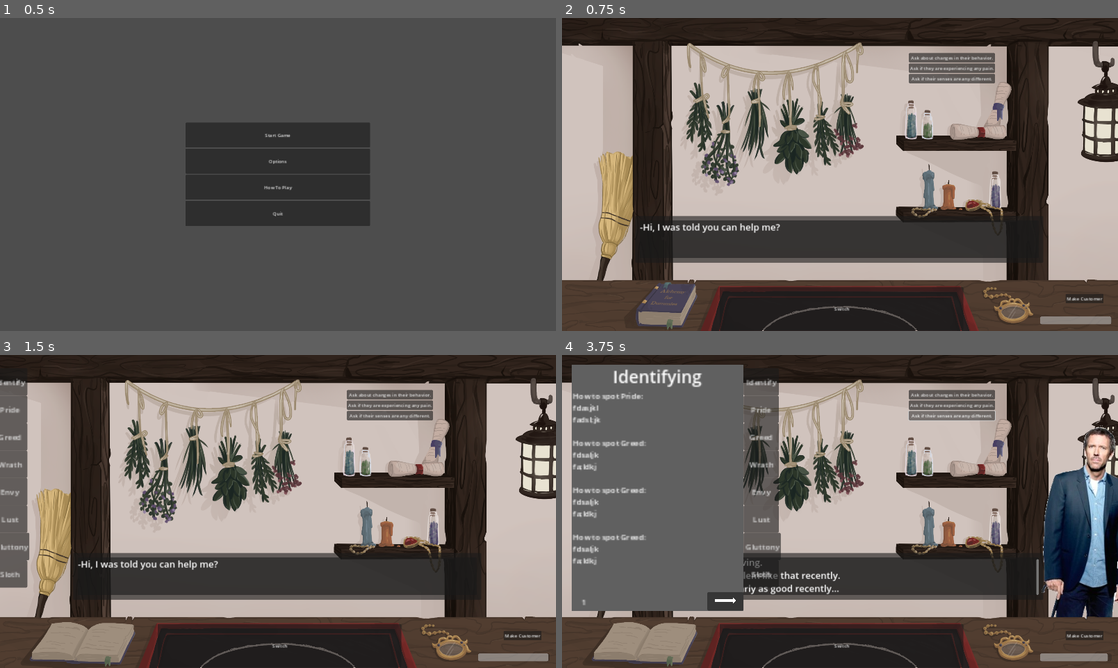
Above: before the commit, frames 1-4 (two rows, left to right).
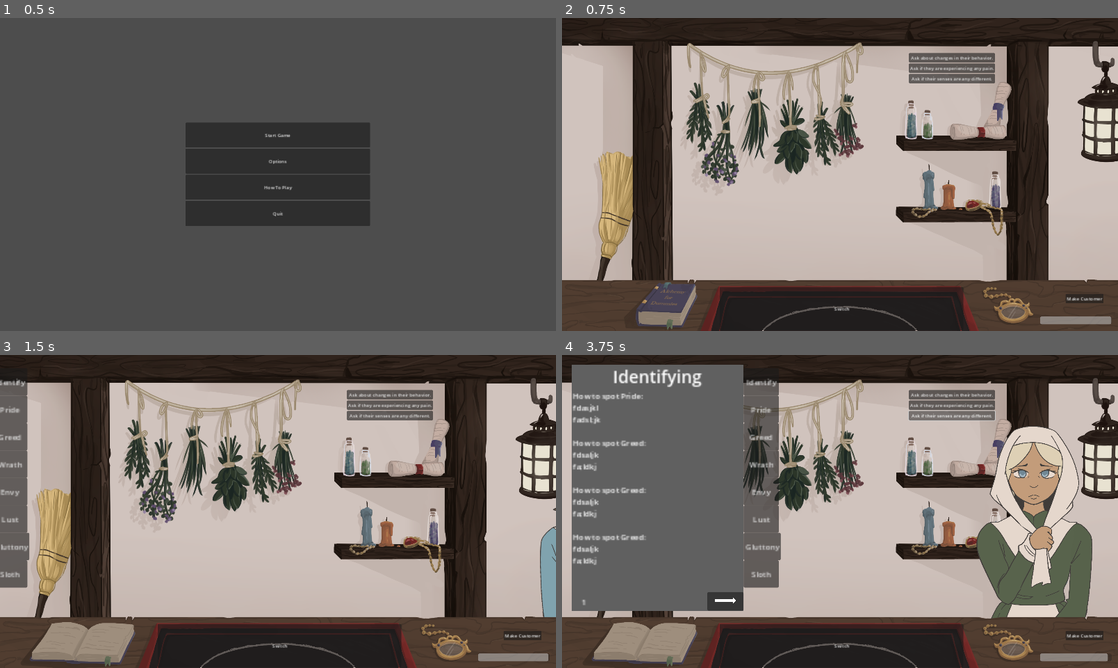
Above: after the commit, the same moments.

Repository: jkostello/Pirate-Software-Jam-15
Game: Godot game, scene res://UI/title_screen.tscn
Two runs of this game, one before a commit and one after it. Both use one fixed random seed, a clock stepped at 60 frames per second and the inputs below. The engine's default icon, where the game draws it, is replaced by a stand-in: a white triangle on a blue panel in a dark square.
Inputs (mouse positions are in pixels of both pictures, inside the frame that each line leads up to):
- Up to frame 1 (0.5 s): no input
- Up to frame 2 (0.75 s): click "Start Game" at 0.5 s
- Up to frame 3 (1.5 s): click (88, 639) at 1.25 s
- Up to frame 4 (3.75 s): click "Make Customer" at 2 s; click "Ask if they are experiencing …" at 2.75 s; click "Ask if their senses are any d…" at 3.5 s

Frame 1 is identical in both runs. In frame 2, 8.9% of the frame differs, in the area x 14-86%, y 63-79%; in frame 3, 9.6%; in frame 4, 19%, in the area x 32-100%, y 22-85%.

Commit message:
many changes
fixed text, added customers, changed how magnifying glass symbols work to be better, fixed an ailment, updated customer dialogue system

Diff:
--- a/Book/book.tscn
+++ b/Book/book.tscn
@@ -413,7 +413,7 @@
 offset_right = -1.0
 text = "For use on Greed-afflicted people who are experiencing the following symptoms:
 
-Hungry
+Irritable
 Dry mouth
 Dulled Touch
 
--- a/Circles/base_circle.tscn
+++ b/Circles/base_circle.tscn
@@ -3,10 +3,10 @@
 [ext_resource type="Script" path="res://Circles/circle.gd" id="1_38hk6"]
 
 [sub_resource type="CircleShape2D" id="CircleShape2D_04oel"]
-radius = 334.037
+radius = 310.006
 
 [sub_resource type="CircleShape2D" id="CircleShape2D_42lvu"]
-radius = 102.591
+radius = 61.8142
 
 [node name="BaseCircle" type="Node2D"]
 script = ExtResource("1_38hk6")
--- a/Customers/ailments.gd
+++ b/Customers/ailments.gd
@@ -11,7 +11,7 @@
 
 var greedAilments = [
 	{ 'cure1' = ['Sweaty', 'Paranoia', 'Arm Pain'] },
-	{ 'cure2' = ['Hungry', 'Dry Mouth', 'Dulled Touch'] },
+	{ 'cure2' = ['Irritable', 'Dry Mouth', 'Dulled Touch'] },
 	{ 'cure3' = ['Dulled Taste', 'Paranoia', 'Compliments'] }
 ]
 
--- a/Customers/customer.gd
+++ b/Customers/customer.gd
@@ -36,11 +36,12 @@
 			body_symptom = symptom
 
 
+	$Customer.frame = randi_range(0,$Customer.sprite_frames.get_frame_count('default') - 1)
 	Autoload.customer_info.emit(behavior_symptom, pain_symptom, sense_symptom)
 	print("Sin: ", sin)
 	print("Body symptom: ", body_symptom)
 	print("Cure: ", cure)
-	intro()
+
 
 	if body_symptom == 'Bouncy':
 		$AnimationPlayer.speed_scale = 2.1
@@ -50,6 +51,7 @@
 
 
 func intro():
+	$Textbox.visible = true
 	if intro_symptom:
 		Autoload.display_symptom.emit(intro_symptom)
 	else:
@@ -59,6 +61,7 @@
 func _on_animation_player_animation_finished(anim_name):
 	if anim_name == "Enter":
 		$AnimationPlayer.play("Idle")
+		intro()
 
 		match body_symptom:
 			'Sweaty':
--- a/Customers/customer.tscn
+++ b/Customers/customer.tscn
@@ -1,16 +1,48 @@
-[gd_scene load_steps=22 format=3 uid="uid://cxuh21ps5372b"]
+[gd_scene load_steps=29 format=3 uid="uid://cxuh21ps5372b"]
 
 [ext_resource type="Script" path="res://Customers/customer.gd" id="1_c24f8"]
 [ext_resource type="Texture2D" uid="uid://ccnu2at4v32r1" path="res://Customers/magnifying_glass.png" id="3_0ioue"]
 [ext_resource type="Texture2D" uid="uid://cnriyu1i7383u" path="res://Customers/temp_sinner.png" id="3_11p8t"]
+[ext_resource type="Texture2D" uid="uid://bs1218qv7rw6w" path="res://Customers/IMG_0897.png" id="3_yyxea"]
+[ext_resource type="Texture2D" uid="uid://cd3oqiw15khrg" path="res://Customers/IMG_0898.png" id="4_ilvet"]
 [ext_resource type="Texture2D" uid="uid://cffadi21pacuu" path="res://Customers/CircleMask.png" id="4_rmftt"]
 [ext_resource type="Script" path="res://Customers/magnifying_glass.gd" id="4_wumt6"]
+[ext_resource type="Texture2D" uid="uid://byxjgveguhmqb" path="res://Customers/IMG_0899.png" id="5_gei3y"]
 [ext_resource type="Texture2D" uid="uid://ghqr12tghyir" path="res://Customers/temp_symbol.png" id="5_sufu3"]
+[ext_resource type="Texture2D" uid="uid://biu7in33lt8rd" path="res://Customers/IMG_0901.png" id="6_buof8"]
+[ext_resource type="Texture2D" uid="uid://b3thof0owek3r" path="res://Customers/IMG_0902.png" id="7_bxhp0"]
 [ext_resource type="Texture2D" uid="uid://bupjkxxugwai5" path="res://Customers/temp_particles.png" id="7_pw0q1"]
+[ext_resource type="Texture2D" uid="uid://fih3rd4182ud" path="res://Customers/IMG_0903.png" id="8_ohwen"]
 [ext_resource type="PackedScene" uid="uid://c8ln02ahufb58" path="res://UI/textbox.tscn" id="8_tqw30"]
 
+[sub_resource type="SpriteFrames" id="SpriteFrames_1su1w"]
+animations = [{
+"frames": [{
+"duration": 1.0,
+"texture": ExtResource("3_yyxea")
+}, {
+"duration": 1.0,
+"texture": ExtResource("4_ilvet")
+}, {
+"duration": 1.0,
+"texture": ExtResource("5_gei3y")
+}, {
+"duration": 1.0,
+"texture": ExtResource("6_buof8")
+}, {
+"duration": 1.0,
+"texture": ExtResource("7_bxhp0")
+}, {
+"duration": 1.0,
+"texture": ExtResource("8_ohwen")
+}],
+"loop": true,
+"name": &"default",
+"speed": 5.0
+}]
+
 [sub_resource type="Curve" id="Curve_co55x"]
-_data = [Vector2(0, 0), 0.0, 11.5873, 0, 0, Vector2(0.219178, 1), 0.0, 0.0, 0, 0, Vector2(0.671233, 0.78022), -1.15517, -1.15517, 0, 0, Vector2(1, 0), -3.20879, 0.0, 0, 0]
+_data = [Vector2(0, 0), 0.0, 11.5873, 0, 0, Vector2(0.219178, 1), 0.0, 0.0, 0, 0, Vector2(0.623288, 0.736264), -1.23768, -1.23768, 0, 0, Vector2(0.876712, 0), -4.56636, 0.0, 0, 0]
 point_count = 4
 
 [sub_resource type="CurveTexture" id="CurveTexture_bu42e"]
@@ -19,7 +51,7 @@
 [sub_resource type="ParticleProcessMaterial" id="ParticleProcessMaterial_ta50x"]
 particle_flag_disable_z = true
 emission_shape = 3
-emission_box_extents = Vector3(170, 360, 1)
+emission_box_extents = Vector3(150, 220, 1)
 gravity = Vector3(0, 98, 0)
 scale_min = 5.3
 scale_max = 5.3
@@ -74,7 +106,7 @@
 "times": PackedFloat32Array(0, 0.5, 1, 1.5, 2, 2.5, 3, 3.5),
 "transitions": PackedFloat32Array(1, 1, 1, 1, 1, 1, 1, 1),
 "update": 0,
-"values": [Vector2(2400, 800), Vector2(2319.68, 775), Vector2(2147.76, 800), Vector2(1905.96, 775), Vector2(1620.89, 800), Vector2(1327.08, 775), Vector2(1073.86, 800), Vector2(950, 775)]
+"values": [Vector2(2400, 675), Vector2(2280.41, 650), Vector2(2035.92, 675), Vector2(1752.24, 650), Vector2(1477.01, 675), Vector2(1243.54, 650), Vector2(1077.55, 675), Vector2(1000, 650)]
 }
 
 [sub_resource type="Animation" id="Animation_6grq2"]
@@ -91,7 +123,7 @@
 "times": PackedFloat32Array(0, 1, 2),
 "transitions": PackedFloat32Array(1, 1, 1),
 "update": 0,
-"values": [Vector2(950, 775), Vector2(950, 785), Vector2(950, 775)]
+"values": [Vector2(1000, 650), Vector2(1000, 660), Vector2(1000, 650)]
 }
 
 [sub_resource type="Animation" id="Animation_vv6ih"]
@@ -106,7 +138,7 @@
 "times": PackedFloat32Array(0),
 "transitions": PackedFloat32Array(1),
 "update": 0,
-"values": [Vector2(950, 800)]
+"values": [Vector2(2400, 675)]
 }
 
 [sub_resource type="AnimationLibrary" id="AnimationLibrary_srggg"]
@@ -120,6 +152,7 @@
 script = ExtResource("1_c24f8")
 
 [node name="Textbox" parent="." instance=ExtResource("8_tqw30")]
+visible = false
 z_index = 2
 anchors_preset = 0
 anchor_right = 0.0
@@ -131,28 +164,37 @@
 grow_horizontal = 1
 grow_vertical = 1
 
-[node name="Customer" type="Sprite2D" parent="."]
+[node name="Customer2" type="Sprite2D" parent="."]
+visible = false
 clip_children = 2
-z_index = 1
-position = Vector2(950, 800)
+position = Vector2(950, 778.52)
 scale = Vector2(2.03709, 2.03709)
 texture = ExtResource("3_11p8t")
 
+[node name="Customer" type="AnimatedSprite2D" parent="."]
+unique_name_in_owner = true
+clip_children = 2
+position = Vector2(2400, 675)
+sprite_frames = SubResource("SpriteFrames_1su1w")
+
 [node name="Sweat" type="GPUParticles2D" parent="Customer"]
 visible = false
-position = Vector2(4.90896, -76.5798)
-amount = 80
+position = Vector2(-25.9893, -14.6)
+scale = Vector2(2.03709, 2.03709)
+amount = 40
 process_material = SubResource("ParticleProcessMaterial_ta50x")
 lifetime = 2.3
 
 [node name="Breath" type="GPUParticles2D" parent="Customer"]
 visible = false
-position = Vector2(13.2542, -203.296)
+position = Vector2(-32, -165)
+scale = Vector2(2.03709, 2.03709)
 amount = 2
 process_material = SubResource("ParticleProcessMaterial_v455p")
 lifetime = 2.3
 
 [node name="MagnifyingGlass" type="Sprite2D" parent="."]
+unique_name_in_owner = true
 z_index = 3
 position = Vector2(1518, 949)
 scale = Vector2(0.367891, 0.367891)
@@ -160,13 +202,6 @@
 region_rect = Rect2(200, 121.4, 100, 200)
 script = ExtResource("4_wumt6")
 
-[node name="Area2D" type="Area2D" parent="MagnifyingGlass"]
-z_index = 16
-
-[node name="CollisionPolygon2D2" type="CollisionPolygon2D" parent="MagnifyingGlass/Area2D"]
-position = Vector2(282.693, 592.567)
-polygon = PackedVector2Array(-54.3643, -361.52, -27.1821, -396.857, -10.873, -470.248, -21.7456, -540.921, -48.9277, -589.849, -97.855, -633.34, -108.728, -641.494, -92.4189, -657.804, -86.9824, -676.831, -92.4189, -695.858, -100.573, -698.577, -127.755, -684.986, -225.61, -687.704, -290.847, -720.322, -326.184, -714.886, -309.875, -668.677, -429.475, -619.749, -459.375, -519.176, -451.221, -418.602, -432.193, -380.548, -353.366, -334.338, -356.084, -307.156, -391.42, -299.002, -388.702, -285.411, -337.057, -263.665, -293.565, -282.692, -277.256, -309.875, -190.274, -282.692, -95.1372, -309.875)
-
 [node name="Mask" type="Sprite2D" parent="MagnifyingGlass"]
 clip_children = 1
 position = Vector2(86.9827, 114.164)
@@ -175,19 +210,27 @@
 
 [node name="Symbol" type="Sprite2D" parent="MagnifyingGlass/Mask"]
 unique_name_in_owner = true
-position = Vector2(-2307.38, -2770.49)
+position = Vector2(3381.15, -2573.77)
 scale = Vector2(0.322339, 0.42482)
 texture = ExtResource("5_sufu3")
 
 [node name="Particle" type="Sprite2D" parent="MagnifyingGlass/Mask"]
 unique_name_in_owner = true
-position = Vector2(-2315.57, -1676.23)
+position = Vector2(3422.13, -1381.15)
 texture = ExtResource("7_pw0q1")
 
 [node name="ClickTimer" type="Timer" parent="MagnifyingGlass"]
 unique_name_in_owner = true
 wait_time = 0.25
 one_shot = true
+
+[node name="Area2D" type="Area2D" parent="MagnifyingGlass"]
+z_index = 16
+scale = Vector2(1, 1)
+
+[node name="CollisionPolygon2D2" type="CollisionPolygon2D" parent="MagnifyingGlass/Area2D"]
+position = Vector2(282.693, 592.567)
+polygon = PackedVector2Array(-54.3643, -361.52, -27.1821, -396.857, -10.873, -470.248, -21.7456, -540.921, -48.9277, -589.849, -97.855, -633.34, -108.728, -641.494, -92.4189, -657.804, -86.9824, -676.831, -92.4189, -695.858, -100.573, -698.577, -127.755, -684.986, -225.61, -687.704, -290.847, -720.322, -326.184, -714.886, -309.875, -668.677, -429.475, -619.749, -459.375, -519.176, -451.221, -418.602, -432.193, -380.548, -353.366, -334.338, -356.084, -307.156, -391.42, -299.002, -388.702, -285.411, -337.057, -263.665, -293.565, -282.692, -277.256, -309.875, -190.274, -282.692, -95.1372, -309.875)
 
 [node name="AnimationPlayer" type="AnimationPlayer" parent="."]
 libraries = {
--- a/Customers/magnifying_glass.gd
+++ b/Customers/magnifying_glass.gd
@@ -1,7 +1,7 @@
 extends Sprite2D
 
-@onready var symbol_position = %Symbol.global_position
-@onready var particle_position = %Particle.global_position
+@onready var symbol_position = %Symbol.global_position - %Customer.global_position
+@onready var particle_position = %Particle.global_position - %Customer.global_position
 @onready var magnifying_position = global_position
 
 # For magnifying glass
@@ -41,8 +41,8 @@
 
 func move():
 	global_position = get_global_mouse_position()
-	%Symbol.global_position = symbol_position
-	%Particle.global_position = particle_position
+	%Symbol.global_position = symbol_position + %Customer.global_position
+	%Particle.global_position = particle_position + %Customer.global_position
 
 func pick_up():
 	following_mouse = true
--- a/UI/main_screen.gd
+++ b/UI/main_screen.gd
@@ -51,4 +51,6 @@
 		book_open = not book_open
 		%BookOpen.visible = book_open
 		%BookClosed.visible = not book_open
+		$Ritual/BookOpen.visible =  book_open
+		$Ritual/BookClosed.visible = not book_open
 		%Book._on_button_pressed()
--- a/UI/main_screen.tscn
+++ b/UI/main_screen.tscn
@@ -8,7 +8,7 @@
 [ext_resource type="Texture2D" uid="uid://cbxo6hcbncvgl" path="res://Book/IMG_0885.png" id="5_lrcvf"]
 [ext_resource type="PackedScene" uid="uid://b4aiw4jts5hgq" path="res://UI/ritual.tscn" id="5_q862v"]
 [ext_resource type="PackedScene" uid="uid://dtcs2rs1ixl7a" path="res://UI/Menus/main_menu.tscn" id="5_xxfp2"]
-[ext_resource type="Texture2D" uid="uid://vm8u2t2gcpk" path="res://IMG_0883.png" id="6_ehgyo"]
+[ext_resource type="Texture2D" uid="uid://vm8u2t2gcpk" path="res://UI/IMG_0883.png" id="6_ehgyo"]
 [ext_resource type="PackedScene" uid="uid://cxkcysmocimog" path="res://Book/book.tscn" id="7_3ldgs"]
 
 [sub_resource type="Animation" id="Animation_djsy7"]
@@ -85,6 +85,30 @@
 "update": 1,
 "values": [true]
 }
+tracks/6/type = "value"
+tracks/6/imported = false
+tracks/6/enabled = true
+tracks/6/path = NodePath("CanvasLayer/Bookbutton:position")
+tracks/6/interp = 1
+tracks/6/loop_wrap = true
+tracks/6/keys = {
+"times": PackedFloat32Array(0),
+"transitions": PackedFloat32Array(1),
+"update": 0,
+"values": [Vector2(136, 905)]
+}
+tracks/7/type = "value"
+tracks/7/imported = false
+tracks/7/enabled = true
+tracks/7/path = NodePath("CanvasLayer/Bookbutton:size")
+tracks/7/interp = 1
+tracks/7/loop_wrap = true
+tracks/7/keys = {
+"times": PackedFloat32Array(0),
+"transitions": PackedFloat32Array(1),
+"update": 0,
+"values": [Vector2(330, 162)]
+}
 
 [sub_resource type="Animation" id="Animation_algoe"]
 resource_name = "ToRitual"
@@ -134,7 +158,7 @@
 "times": PackedFloat32Array(0, 0.5),
 "transitions": PackedFloat32Array(1, 1),
 "update": 1,
-"values": [Vector2(545, 928), Vector2(1615, 22)]
+"values": [Vector2(545, 928), Vector2(672, 20)]
 }
 tracks/4/type = "value"
 tracks/4/imported = false
@@ -159,6 +183,30 @@
 "transitions": PackedFloat32Array(1, 1),
 "update": 1,
 "values": [true, false]
+}
+tracks/6/type = "value"
+tracks/6/imported = false
+tracks/6/enabled = true
+tracks/6/path = NodePath("CanvasLayer/Bookbutton:position")
+tracks/6/interp = 1
+tracks/6/loop_wrap = true
+tracks/6/keys = {
+"times": PackedFloat32Array(0, 0.5),
+"transitions": PackedFloat32Array(1, 1),
+"update": 1,
+"values": [Vector2(136, 905), Vector2(1424, 409)]
+}
+tracks/7/type = "value"
+tracks/7/imported = false
+tracks/7/enabled = true
+tracks/7/path = NodePath("CanvasLayer/Bookbutton:size")
+tracks/7/interp = 1
+tracks/7/loop_wrap = true
+tracks/7/keys = {
+"times": PackedFloat32Array(0, 0.5),
+"transitions": PackedFloat32Array(1, 1),
+"update": 1,
+"values": [Vector2(330, 162), Vector2(472, 306)]
 }
 
 [sub_resource type="Animation" id="Animation_i7ibf"]
@@ -209,7 +257,7 @@
 "times": PackedFloat32Array(0, 0.5),
 "transitions": PackedFloat32Array(1, 1),
 "update": 1,
-"values": [Vector2(1615, 22), Vector2(545, 928)]
+"values": [Vector2(672, 20), Vector2(545, 928)]
 }
 tracks/4/type = "value"
 tracks/4/imported = false
@@ -235,6 +283,30 @@
 "update": 1,
 "values": [true]
 }
+tracks/6/type = "value"
+tracks/6/imported = false
+tracks/6/enabled = true
+tracks/6/path = NodePath("CanvasLayer/Bookbutton:size")
+tracks/6/interp = 1
+tracks/6/loop_wrap = true
+tracks/6/keys = {
+"times": PackedFloat32Array(0, 0.5),
+"transitions": PackedFloat32Array(1, 1),
+"update": 1,
+"values": [Vector2(472, 306), Vector2(330, 162)]
+}
+tracks/7/type = "value"
+tracks/7/imported = false
+tracks/7/enabled = true
+tracks/7/path = NodePath("CanvasLayer/Bookbutton:position")
+tracks/7/interp = 1
+tracks/7/loop_wrap = true
+tracks/7/keys = {
+"times": PackedFloat32Array(0, 0.5),
+"transitions": PackedFloat32Array(1, 1),
+"update": 1,
+"values": [Vector2(1424, 409), Vector2(136, 905)]
+}
 
 [sub_resource type="AnimationLibrary" id="AnimationLibrary_21c2n"]
 _data = {
@@ -290,15 +362,6 @@
 z_index = 2
 texture = ExtResource("6_ehgyo")
 centered = false
-
-[node name="Bookbutton" type="Button" parent="Shop"]
-offset_left = 136.0
-offset_top = 905.0
-offset_right = 466.0
-offset_bottom = 1067.0
-focus_mode = 0
-text = "book"
-flat = true
 
 [node name="QuestionBox" parent="Shop" instance=ExtResource("4_gypuy")]
 offset_left = 1198.0
@@ -325,6 +388,14 @@
 anchors_preset = -1
 scale = Vector2(1.69, 1.69)
 
+[node name="Bookbutton" type="Button" parent="CanvasLayer"]
+offset_left = 136.0
+offset_top = 905.0
+offset_right = 466.0
+offset_bottom = 1067.0
+focus_mode = 0
+flat = true
+
 [node name="Switch" type="Button" parent="CanvasLayer"]
 offset_left = 545.0
 offset_top = 928.0
@@ -352,8 +423,9 @@
 autostart = true
 
 [connection signal="pressed" from="Shop/Desk/TempGenerator" to="." method="_on_temp_generator_pressed"]
-[connection signal="pressed" from="Shop/Bookbutton" to="." method="_on_bookbutton_pressed"]
+[connection signal="pressed" from="CanvasLayer/Bookbutton" to="." method="_on_bookbutton_pressed"]
 [connection signal="pressed" from="CanvasLayer/Switch" to="." method="_on_switch_pressed"]
 [connection signal="timeout" from="CanvasLayer/VisibleTimer/CustomerTimer" to="." method="_on_customer_timer_timeout"]
 
 [editable path="Ritual"]
+[editable path="Ritual/CirclePos/BaseCircle"]
--- a/UI/ritual.tscn
+++ b/UI/ritual.tscn
@@ -1,64 +1,87 @@
-[gd_scene load_steps=4 format=3 uid="uid://b4aiw4jts5hgq"]
+[gd_scene load_steps=8 format=3 uid="uid://b4aiw4jts5hgq"]
 
 [ext_resource type="Script" path="res://UI/ritual.gd" id="1_a7a2e"]
 [ext_resource type="PackedScene" uid="uid://b5pnl2hsow6jr" path="res://Circles/base_circle.tscn" id="2_ss73g"]
 [ext_resource type="PackedScene" uid="uid://djeytu43sbild" path="res://Ingredients/base_ingredient.tscn" id="3_ceipf"]
+[ext_resource type="Texture2D" uid="uid://btmyu70grmxid" path="res://UI/IMG_0906.png" id="3_wr7g5"]
+[ext_resource type="Texture2D" uid="uid://dc46hjr4vs7rn" path="res://UI/IMG_0907.png" id="4_ktoy1"]
+[ext_resource type="Texture2D" uid="uid://rvg04uot3fxd" path="res://UI/IMG_0904.png" id="4_uiuom"]
+[ext_resource type="Texture2D" uid="uid://btf8dyacir7y1" path="res://UI/IMG_0908.png" id="5_abfnb"]
 
 [node name="Ritual" type="Node2D"]
 script = ExtResource("1_a7a2e")
+
+[node name="Sprite2D" type="Sprite2D" parent="."]
+texture = ExtResource("4_uiuom")
+centered = false
+
+[node name="Sprite2D2" type="Sprite2D" parent="."]
+texture = ExtResource("3_wr7g5")
+centered = false
+
+[node name="BookClosed" type="Sprite2D" parent="."]
+texture = ExtResource("4_ktoy1")
+centered = false
+
+[node name="BookOpen" type="Sprite2D" parent="."]
+texture = ExtResource("5_abfnb")
+centered = false
 
 [node name="IngredientShelf" type="Node2D" parent="."]
 position = Vector2(88, 72)
 
 [node name="BaseMaterial" parent="IngredientShelf" instance=ExtResource("3_ceipf")]
+position = Vector2(84, 156)
 is_chalk = true
 identifier = "Bigram"
 source = true
 
 [node name="BaseMaterial2" parent="IngredientShelf" instance=ExtResource("3_ceipf")]
-position = Vector2(159, 2)
+position = Vector2(77, 318)
 is_chalk = true
 identifier = "Pentagram"
 source = true
 
 [node name="BaseMaterial3" parent="IngredientShelf" instance=ExtResource("3_ceipf")]
-position = Vector2(307, -1)
+position = Vector2(77, 489)
 identifier = "A4"
 source = true
 
 [node name="BaseMaterial4" parent="IngredientShelf" instance=ExtResource("3_ceipf")]
-position = Vector2(466, -1)
+position = Vector2(66, 643)
 identifier = "A1"
 source = true
 
 [node name="BaseMaterial5" parent="IngredientShelf" instance=ExtResource("3_ceipf")]
-position = Vector2(615, -3)
+position = Vector2(279, 163)
 identifier = "A2"
 source = true
 
 [node name="BaseMaterial6" parent="IngredientShelf" instance=ExtResource("3_ceipf")]
-position = Vector2(781, 2)
+position = Vector2(283, 332)
 is_dust = true
 identifier = "D1"
 source = true
 
 [node name="BaseMaterial7" parent="IngredientShelf" instance=ExtResource("3_ceipf")]
-position = Vector2(957, 2)
+position = Vector2(291, 500)
 is_dust = true
 identifier = "D2"
 source = true
 
 [node name="CirclePos" type="Node2D" parent="."]
-position = Vector2(960, 540)
+position = Vector2(1069, 545)
 
 [node name="BaseCircle" parent="CirclePos" instance=ExtResource("2_ss73g")]
 
 [node name="Reset" type="Button" parent="."]
-offset_left = 276.0
-offset_top = 537.0
-offset_right = 376.0
-offset_bottom = 568.0
+offset_left = 1598.0
+offset_top = 237.0
+offset_right = 1698.0
+offset_bottom = 268.0
 focus_mode = 0
 text = "Reset Ritual"
 
 [connection signal="pressed" from="Reset" to="." method="_on_reset_pressed"]
+
+[editable path="CirclePos/BaseCircle"]
Binary file added: Customers/IMG_0897.png
Not shown, added: Customers/IMG_0897.png.import
Binary file added: Customers/IMG_0898.png
Not shown, added: Customers/IMG_0898.png.import
Binary file added: Customers/IMG_0899.png
Not shown, added: Customers/IMG_0899.png.import
Binary file added: Customers/IMG_0901.png
Not shown, added: Customers/IMG_0901.png.import
Binary file added: Customers/IMG_0902.png
Not shown, added: Customers/IMG_0902.png.import
Binary file added: Customers/IMG_0903.png
Not shown, added: Customers/IMG_0903.png.import
(and 10 more such lines)
